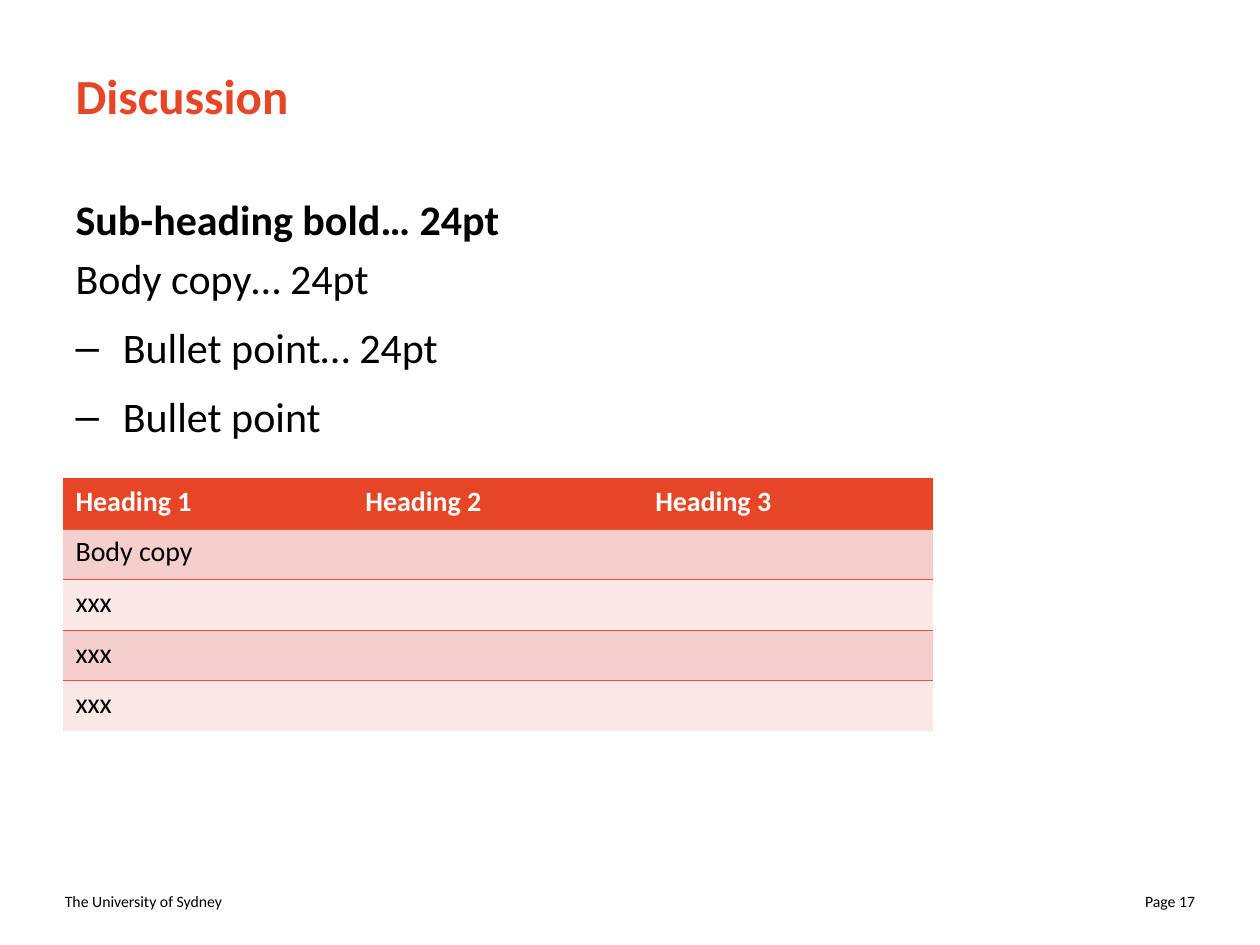
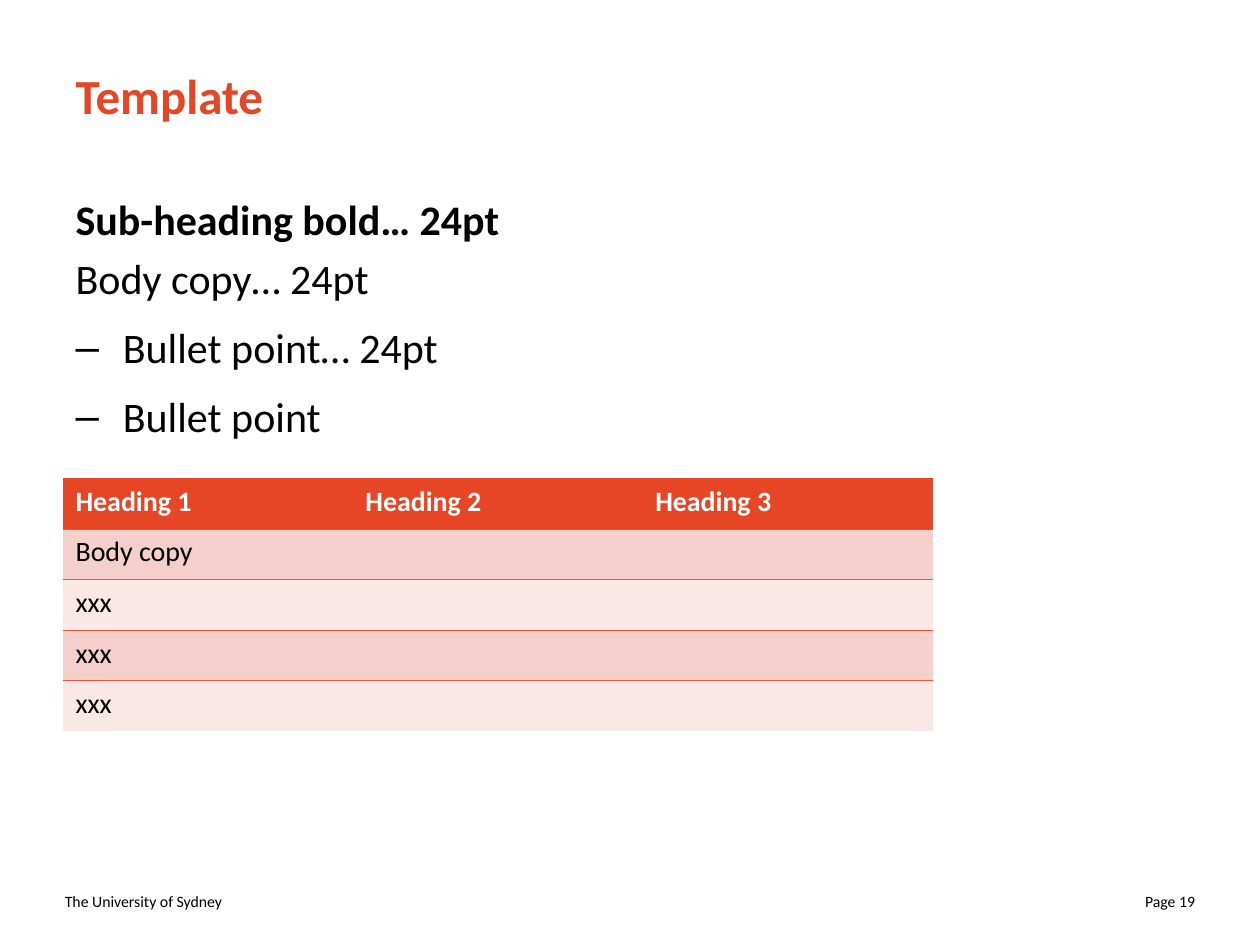
Before and after one commit to juicetin/honours, a slide deck: slide 19 of prez/honours_prez.odp (slide 17 before the commit). Drawn at 1260x945 pixels with LibreOffice and Linux fonts; fonts in the diff are those of the drawing. Boxes give left, top, right and bottom in pixels: in the first picture for what was removed or moved away, otherwise in the second. Text is boxed around its words. In the diff, an @@ line names an element or a change of style, - is before the commit and + after.

```diff
--- a/prez/honours_prez.odp
+++ b/prez/honours_prez.odp
@@ title at [76, 79, 263, 122]: text changed @@
-Discussion
+Template
@@ page number at [1145, 896, 1195, 910]: text changed @@
-Page 17
+Page 19
```
Also in this commit, not shown: 4 other slides changed, 3 slides added, 1 slide removed, 1 other file.
